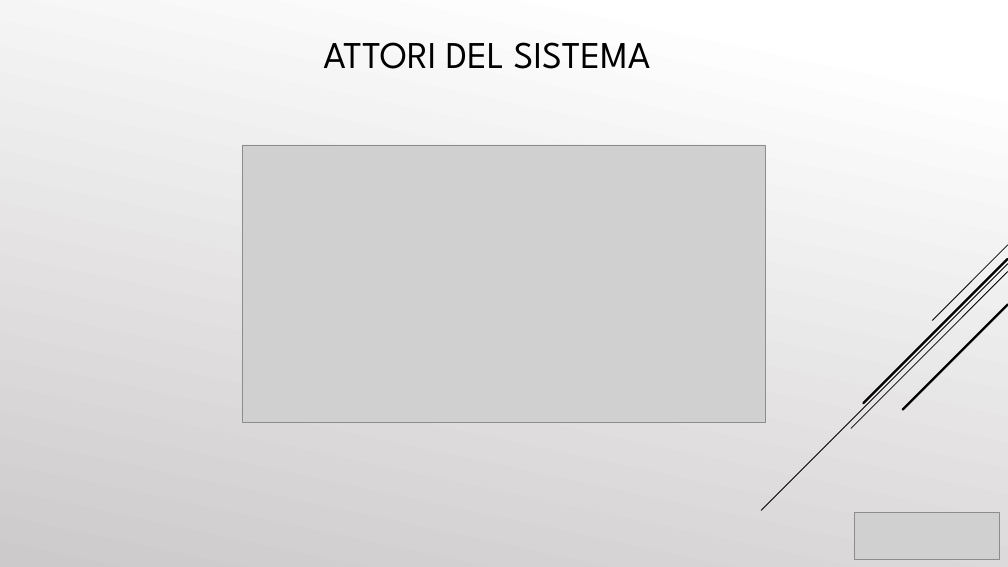
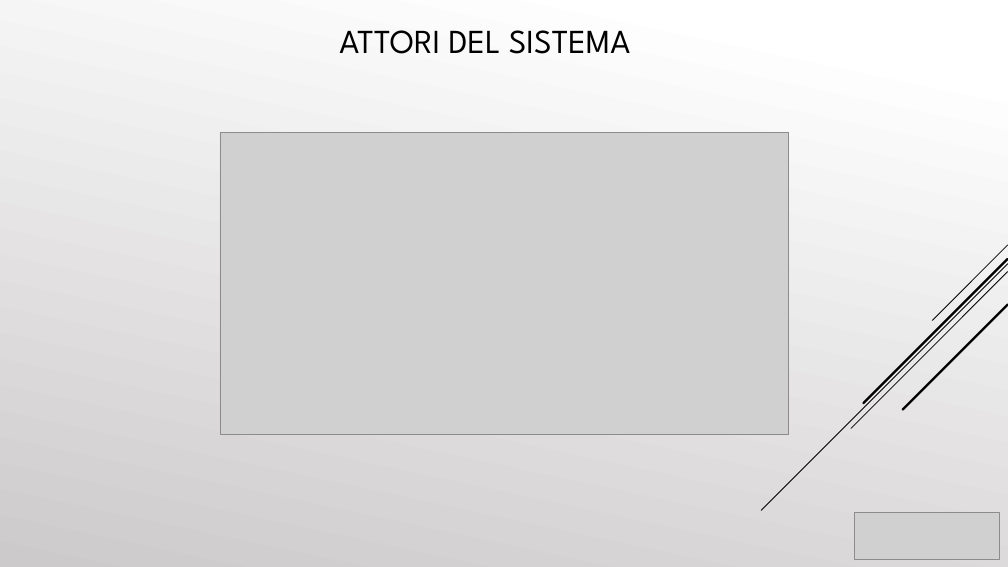
Before and after one commit to cosimob28/GamesHub, a slide deck: slide 4 of Work in progress/Presentazione/GamesHub.pptx. Drawn at 1008x567 pixels with LibreOffice and Linux fonts; fonts in the diff are those of the drawing; grey boxes stand for pictures. Boxes give left, top, right and bottom in pixels: in the first picture for what was removed or moved away, otherwise in the second. Text is boxed around its words. In the diff, an @@ line names an element or a change of style, - is before the commit and + after.

```diff
--- a/Work in progress/Presentazione/GamesHub.pptx
+++ b/Work in progress/Presentazione/GamesHub.pptx
@@ title "ATTORI DEL SISTEMA": place and size @@
-title "ATTORI DEL SISTEMA" at box(323, 42, 651, 69)
+title "ATTORI DEL SISTEMA" at box(339, 30, 631, 54)
@@ title "ATTORI DEL SISTEMA" at box(339, 30, 631, 54): size 36 to 32 pt @@
@@ picture: place and size @@
-picture at box(243, 145, 765, 423)
+picture at box(220, 132, 789, 434)
```
Also in this commit, not shown: 44 other slides changed, 8 slides added, 5 slides removed.
